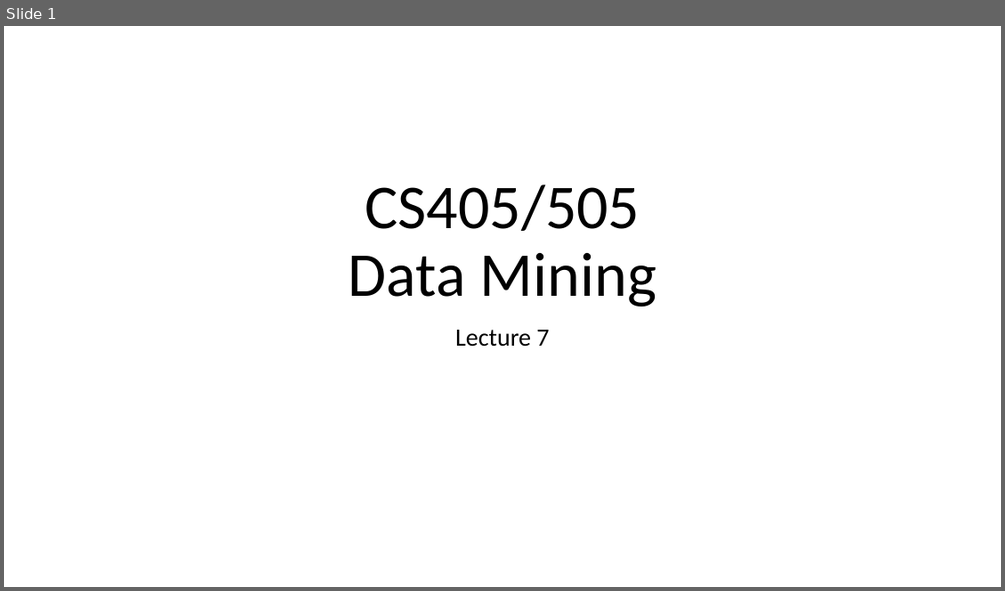
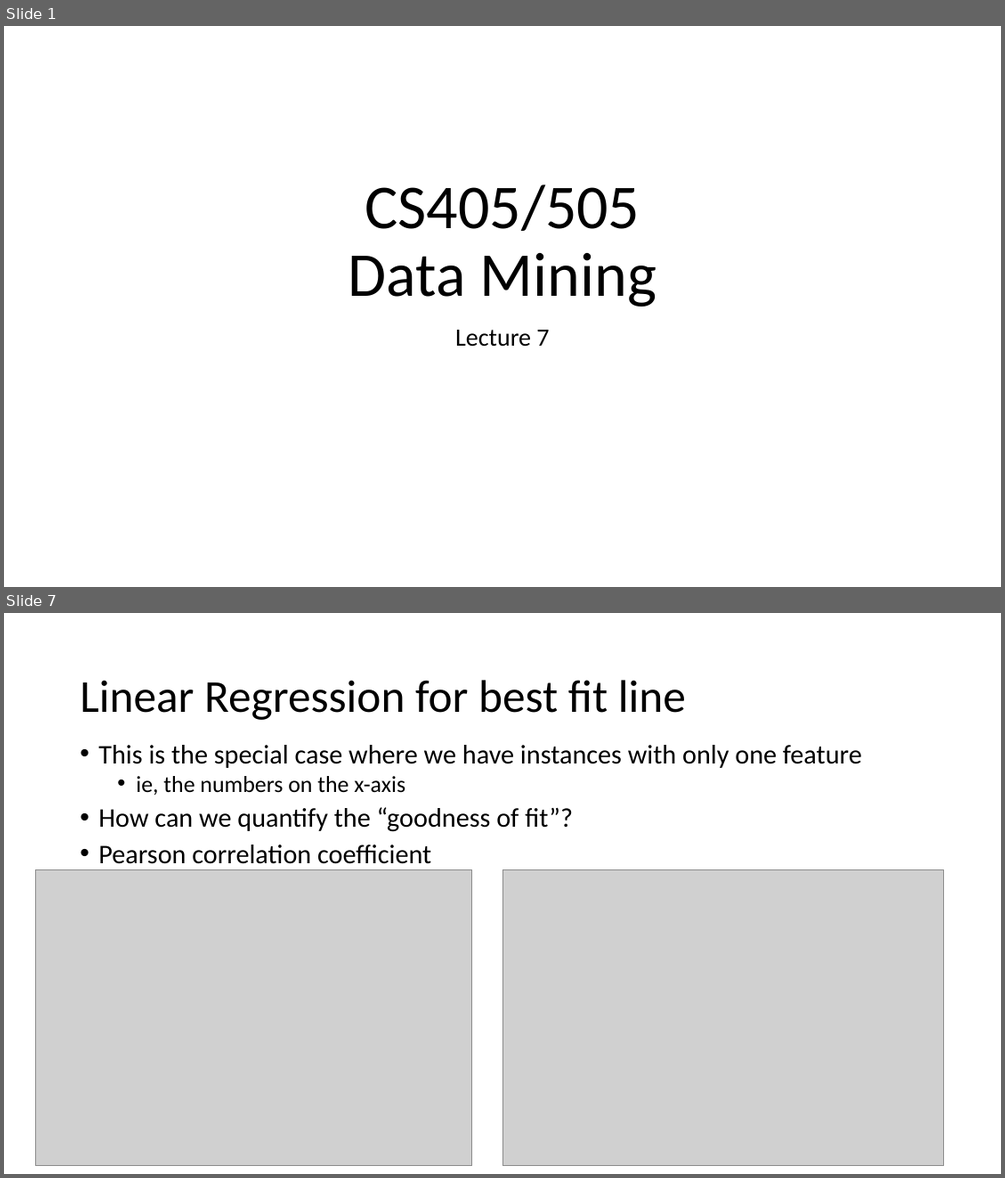
Before and after one commit to russellu/cs405, a slide deck: Lecture_07.pptx. Shown one above the other, each under a label of ours: slide 1 before the commit, slides 1 and 7 after it; the slides between them are not shown. The pictures are 1005x591 and 1005x1178 pixels, drawn with LibreOffice and Linux fonts; fonts in the diff are those of the drawing; grey boxes stand for pictures. Boxes give left, top, right and bottom in pixels: in the first picture for what was removed or moved away, otherwise in the second. Text is boxed around its words. In the diff, an @@ line names an element or a change of style, - is before the commit and + after.

Commit message:
Add

```diff
--- a/Lecture_07.pptx
+++ b/Lecture_07.pptx
@@ slide 7 added at [4,613,1001,1174], background #FFFFFF @@
@@ title added at [80,680,686,720], 44 pt, text #000000 @@
+Linear Regression for best fit line
@@ text added at [98,745,862,870], 25.9 pt, text #000000 @@
+• This is the special case where we have instances with only one feature
+  • ie, the numbers on the x-axis
+• How can we quantify the “goodness of fit”?
+• Pearson correlation coefficient
@@ picture added at [35,869,472,1166] @@
@@ picture added at [502,869,944,1166] @@
```
Also in this commit, not shown: 1 slide changed, 6 other slides added.
